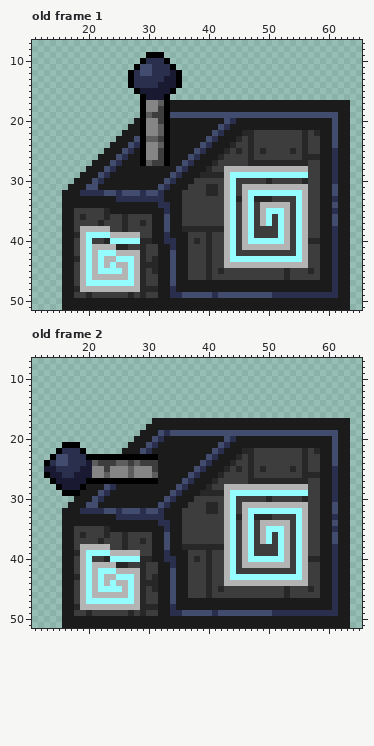
Pixel-art file, stored at Assets/Tower/Biom1/BossDoor/ActivationMechanism.aseprite. The picture above was drawn from the file before the commit.
80x52 pixels, 2 frames. Shown: old frame 1: x 11..65, y 7..51; old frame 2: x 11..65, y 7..51. The commit also changed other frames, which this record leaves out.
New version:
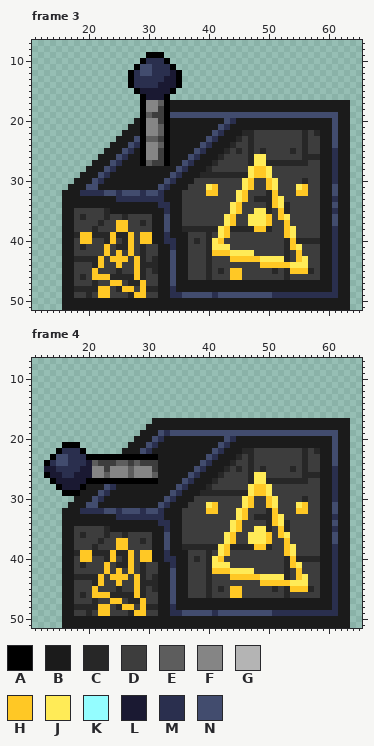
Palette (. is transparent): A #000000  B #1b1b1b  C #272727  D #3d3d3d  E #5d5d5d  F #858585  G #b4b4b4  H #ffc825  J #ffeb57  K #94fdff  L #1a1932  M #2a2f4e  N #424c6e
A new or re-ordered frame is compared with the old frame closest to it.
Edits made:
frames 2 -> 10
Changed rows in their new state; - is an unchanged pixel.
Frame 3 is new; against old frame 1, layers "Layer 2", "Layer 1":
first column x 19:
26 -----------------------------JJ-------
27 -----------------------------JJ-------
28 ------------------------DDDDJHHJDDDDDD
29 ------------------------CCCCJHHJDDDDDD
30 ------------------------DD-JH--HJ-----
31 ---------------------JH-DD-JHDDHJDDDJH
32 ---------------------HH-DDJHDDDCHDDDHH
33 ------------------------DDJHD---HJ--DD
34 ------------------------DJHDD-DCHJC-DD
35 ------------------------DJHDDJJCDHC-DD
36 ------------------------JH-DJJJH-HJ-DD
37 ------HH----------------JH-DJJJH-DH-DD
38 DDCDD-HH---------------JHCCCCHHC-DHJDD
39 HHCCCHCCHDHH-----------JHD-DD----DHJDD
40 HH---HDCHDHH----------JHDD-DDDDDDDCHCC
41 CDDDHD--H-------------JJJD-DDDDDDDCHJD
42 DDDDHDHDHD------------HHHJJJJ-----C-HD
43 CCCHDHHHDH--------------DHHHHHJJJJCDHJ
44 DDCHDDHDDH--------------DDDDDDHHHHHJJJ
45 DDHDDDCDDH---------------HH-----C--HHH
46 CDHHHCCCCH---------------HH-----------
47 DDCDDHHDCCH---------------------------
48 CCCHHDCHHDH---------------------------
49 ---HH----HH---------------------------
Frame 4 is new; against old frame 2, layers "Layer 2", "Layer 1": the same change as frame 3
Changed places in both pictures, as pixel boxes (x1, y1, x2, y2):
changed: (206, 154, 308, 280)
changed: (80, 220, 152, 298)
changed: (206, 472, 308, 598)
changed: (80, 538, 152, 616)
